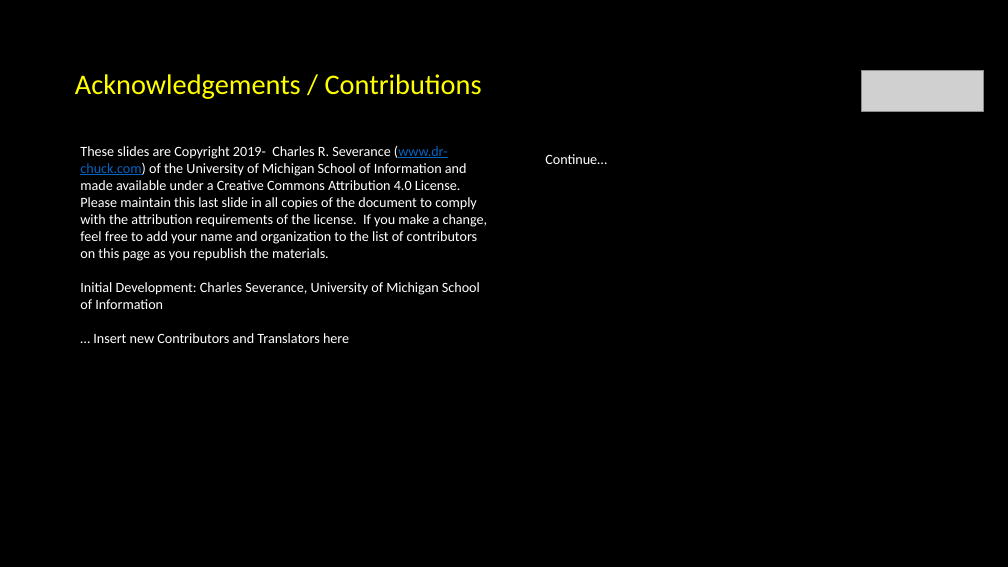
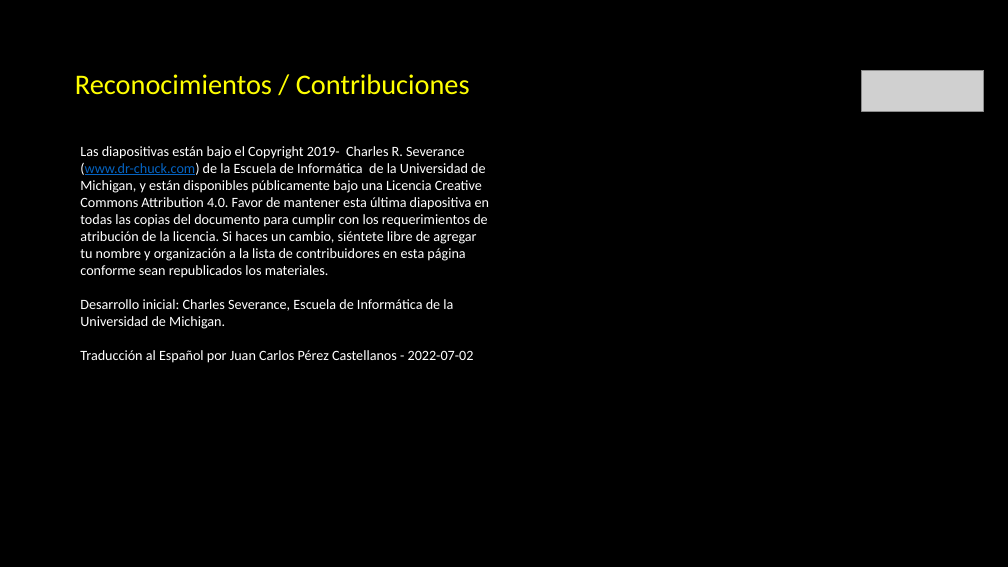
Before and after one commit to juancarlosvb78/dj4e, a slide deck: slide 16 of lectures/DJ-01-Hosting.pptx. Drawn at 1008x567 pixels with LibreOffice and Linux fonts; fonts in the diff are those of the drawing; grey boxes stand for pictures. Boxes give left, top, right and bottom in pixels: in the first picture for what was removed or moved away, otherwise in the second. Text is boxed around its words. In the diff, an @@ line names an element or a change of style, - is before the commit and + after.

```diff
--- a/lectures/DJ-01-Hosting.pptx
+++ b/lectures/DJ-01-Hosting.pptx
@@ title at bbox=[75, 74, 470, 95]: text changed @@
-Acknowledgements / Contributions
+Reconocimientos / Contribuciones
@@ text at bbox=[80, 146, 489, 363]: text changed @@
-These slides are Copyright 2019- Charles R. Severance (www.dr-chuck.com) of the University of Michigan School of Information and made available under a Creative Commons Attribution 4.0 License. Please maintain this last slide in all copies of the document to comply with the attribution requirements of the license. If you make a change, feel free to add your name and organization to the list of contributors on this page as you republish the materials.
-Initial Development: Charles Severance, University of Michigan School of Information
-… Insert new Contributors and Translators here
+Las diapositivas están bajo el Copyright 2019- Charles R. Severance (www.dr-chuck.com) de la Escuela de Informática de la Universidad de Michigan, y están disponibles públicamente bajo una Licencia Creative Commons Attribution 4.0. Favor de mantener esta última diapositiva en todas las copias del documento para cumplir con los requerimientos de atribución de la licencia. Si haces un cambio, siéntete libre de agregar tu nombre y organización a la lista de contribuidores en esta página conforme sean republicados los materiales.
+Desarrollo inicial: Charles Severance, Escuela de Informática de la Universidad de Michigan.
+Traducción al Español por Juan Carlos Pérez Castellanos - 2022-07-02
@@ text removed at bbox=[545, 154, 607, 164] @@
-Continue…
```
Also in this commit, not shown: 13 other slides changed.
